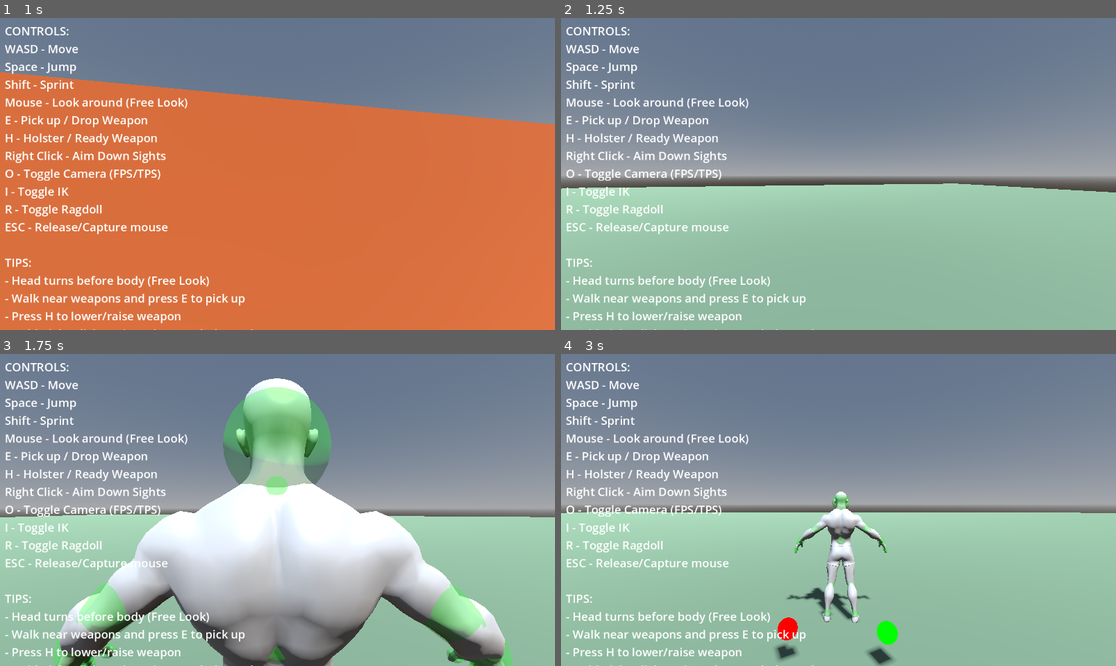
Above: before the commit, frames 1-4 (two rows, left to right).
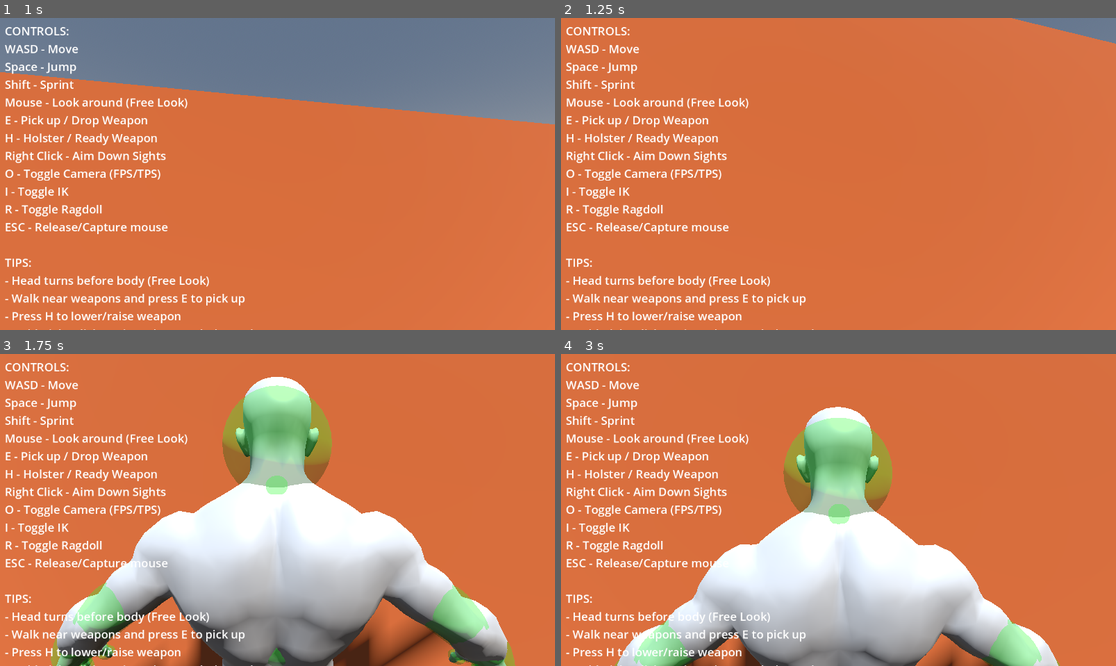
Above: after the commit, the same moments.

Repository: lmf-git/fpsikanimragdoll
Game: Godot game, scene res://world.tscn
Same seed, same stepped clock (60 frames per second), same inputs: the game is played once before the commit and once after it.
Inputs (mouse positions are in pixels of both pictures, inside the frame that each line leads up to):
- Up to frame 1 (1 s): tap Enter at 0.5 s; move the mouse to (305, 174) at 0.52 s; hold W (move_forward) from 0.53 s (still down); hold Shift (sprint) from 0.53 s (still down); click (305, 174) at 0.67 s; tap Space (jump) at 0.77 s
- Up to frame 2 (1.25 s): keep holding W (move_forward); keep holding Shift (sprint)
- Up to frame 3 (1.75 s): keep holding W (move_forward); move the mouse to (249, 510) at 1.27 s; release Shift (sprint) at 1.28 s; tap O (toggle_camera) at 1.35 s; tap Space (jump) at 1.52 s
- Up to frame 4 (3 s): keep holding W (move_forward); move the mouse to (849, 503) at 2.02 s; hold I (toggle_ik) 2.03-2.78 s; move the mouse to (832, 516) at 2.77 s; tap R (toggle_ragdoll) at 2.85 s; click (832, 516) at 2.92 s

Frame 1 is identical in both runs. In frame 2, 97% of the frame differs, in the area x 0-100%, y 0-100%; in frame 3, 67%; in frame 4, 96%.

Commit message:
Fix impact particle visibility and wall collider mismatch

Diff:
--- a/character_controller.gd
+++ b/character_controller.gd
@@ -1567,9 +1567,9 @@
 	particles.initial_velocity_max = 5.0
 	particles.gravity = Vector3(0, -9.8, 0)
 
-	# Visual properties
-	particles.scale_amount_min = 0.02
-	particles.scale_amount_max = 0.05
+	# Visual properties - LARGER and more visible
+	particles.scale_amount_min = 0.1
+	particles.scale_amount_max = 0.2
 	particles.color = Color(0.8, 0.7, 0.5, 1.0)  # Dust/debris color
 
 	# Fade out over lifetime
@@ -1578,9 +1578,19 @@
 	gradient.add_point(1.0, Color(1, 1, 1, 0))
 	particles.color_ramp = gradient
 
+	# Add visible material for impact particles
+	var material = StandardMaterial3D.new()
+	material.shading_mode = BaseMaterial3D.SHADING_MODE_UNSHADED  # Always visible
+	material.albedo_color = Color(0.9, 0.8, 0.6)  # Light dust color
+	material.billboard_mode = BaseMaterial3D.BILLBOARD_ENABLED  # Face camera
+	material.transparency = BaseMaterial3D.TRANSPARENCY_ALPHA
+	particles.material_override = material
+
 	# Auto-delete after lifetime
 	var timer = get_tree().create_timer(particles.lifetime + 0.1)
 	timer.timeout.connect(func(): particles.queue_free())
+
+	print("Created impact effect at ", impact_pos, " with normal ", normal)
 
 func _update_recoil(delta: float):
 	"""Update recoil recovery in _process"""
--- a/world.tscn
+++ b/world.tscn
@@ -34,6 +34,9 @@
 
 [sub_resource type="BoxShape3D" id="BoxShape3D_box"]
 size = Vector3(1, 1, 1)
+
+[sub_resource type="BoxShape3D" id="BoxShape3D_wall"]
+size = Vector3(10, 3, 0.5)
 
 [sub_resource type="BoxMesh" id="BoxMesh_box"]
 size = Vector3(1, 1, 1)
@@ -99,11 +102,11 @@
 transform = Transform3D(1, 0, 0, 0, 1, 0, 0, 0, 1, 0, 1.5, -5)
 
 [node name="CollisionShape3D" type="CollisionShape3D" parent="Wall"]
-shape = SubResource("BoxShape3D_box")
+shape = SubResource("BoxShape3D_wall")
 
 [node name="MeshInstance3D" type="MeshInstance3D" parent="Wall"]
+mesh = SubResource("BoxMesh_box")
 transform = Transform3D(10, 0, 0, 0, 3, 0, 0, 0, 0.5, 0, 0, 0)
-mesh = SubResource("BoxMesh_box")
 surface_material_override/0 = SubResource("Material_box")
 
 [node name="Weapons" type="Node3D" parent="."]
